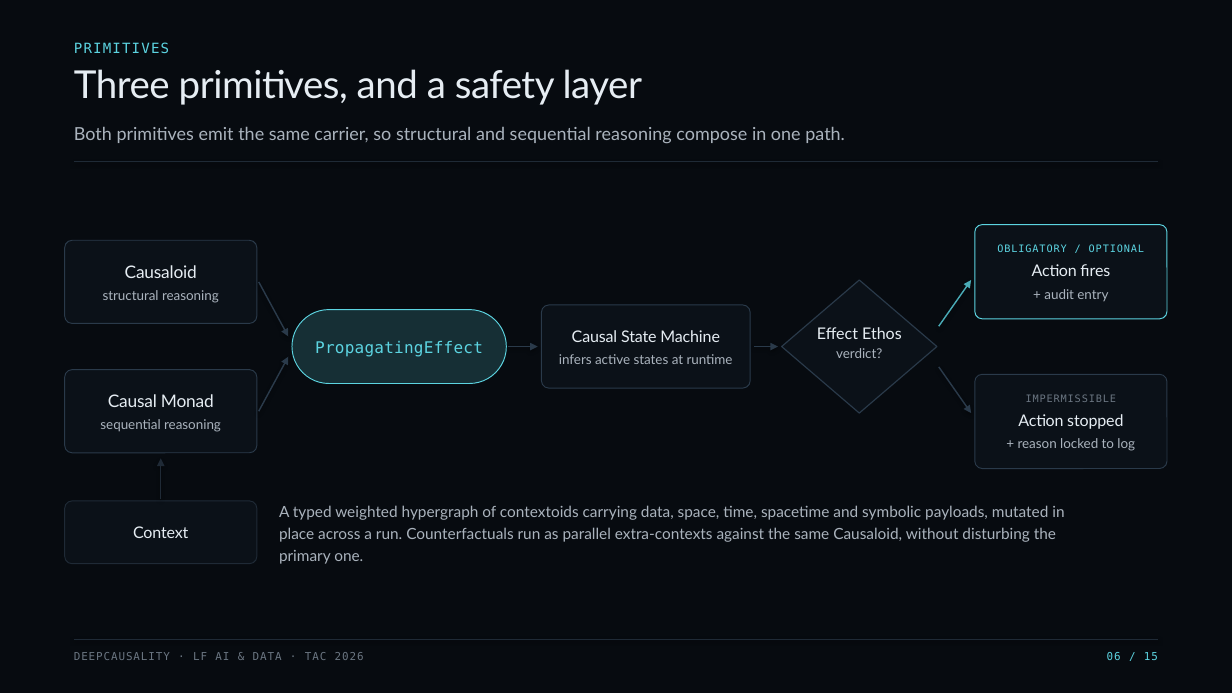
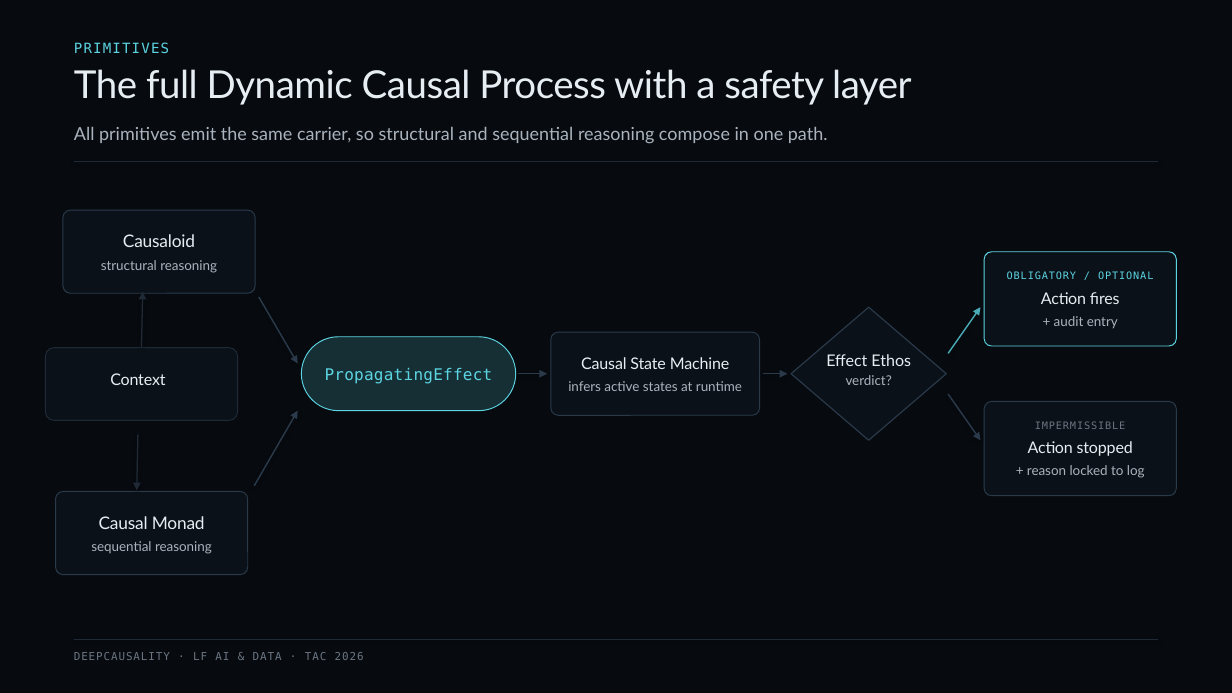
Before and after one commit to deepcausality-rs/deep_causality, a slide deck: slide 7 of docs/LF/slides/LF_2026/DeepCausality_TAC_2026.pptx (slide 6 before the commit). Drawn at 1232x693 pixels with LibreOffice and Linux fonts; fonts in the diff are those of the drawing. Boxes give left, top, right and bottom in pixels: in the first picture for what was removed or moved away, otherwise in the second. Text is boxed around its words. In the diff, an @@ line names an element or a change of style, - is before the commit and + after.

```diff
--- a/docs/LF/slides/LF_2026/DeepCausality_TAC_2026.pptx
+++ b/docs/LF/slides/LF_2026/DeepCausality_TAC_2026.pptx
@@ text at (74, 69, 911, 105): text changed @@
-Three primitives, and a safety layer
+The full Dynamic Causal Process with a safety layer
@@ text at (74, 127, 828, 144): text changed @@
-Both primitives emit the same carrier, so structural and sequential reasoning compose in one path.
+All primitives emit the same carrier, so structural and sequential reasoning compose in one path.
@@ 2 texts, 1 rounded rectangle: place and size @@
-2 texts, 1 rounded rectangle at (65, 240, 257, 323)
+2 texts, 1 rounded rectangle at (63, 210, 255, 293)
@@ arrow moved from (161, 499) - (161, 458) to (141, 348) - (142, 292) @@
@@ arrow moved from (259, 282) - (288, 336) to (259, 297) - (298, 363) @@
@@ rounded rectangle: place and size @@
-rounded rectangle at (65, 501, 257, 564)
+rounded rectangle at (45, 348, 238, 421)
@@ text "Context": place and size @@
-text "Context" at (133, 526, 188, 538)
+text "Context" at (110, 373, 165, 385)
@@ 9 texts, 4 rounded rectangles, 4 arrows, 1 diamond: place and size @@
-9 texts, 4 rounded rectangles, 4 arrows, 1 diamond at (292, 225, 1167, 469)
+9 texts, 4 rounded rectangles, 4 arrows, 1 diamond at (301, 251, 1177, 495)
@@ arrow moved from (259, 411) - (288, 357) to (254, 486) - (298, 410) @@
@@ arrow added from (138, 434) to (137, 491), #1F2A36 1 pt @@
@@ text "Action stopped": place and size @@
-text "Action stopped" at (1018, 414, 1123, 429)
+text "Action stopped" at (1028, 441, 1133, 456)
@@ text "+ reason locked to log": place and size @@
-text "+ reason locked to log" at (1018, 438, 1135, 451)
+text "+ reason locked to log" at (1027, 465, 1145, 478)
@@ 2 texts, 1 rounded rectangle: place and size @@
-2 texts, 1 rounded rectangle at (65, 370, 257, 453)
+2 texts, 1 rounded rectangle at (55, 492, 248, 575)
@@ text removed at (279, 505, 1064, 564) @@
-A typed weighted hypergraph of contextoids carrying data, space, time, spacetime and symbolic payloads, mutated in
-place across a run. Counterfactuals run as parallel extra-contexts against the same Causaloid, without disturbing the
-primary one.
@@ text removed at (1107, 652, 1158, 660) @@
-06 / 15
```
Also in this commit, not shown: 9 other slides changed, 5 slides added, 5 slides removed, 1 other file.
